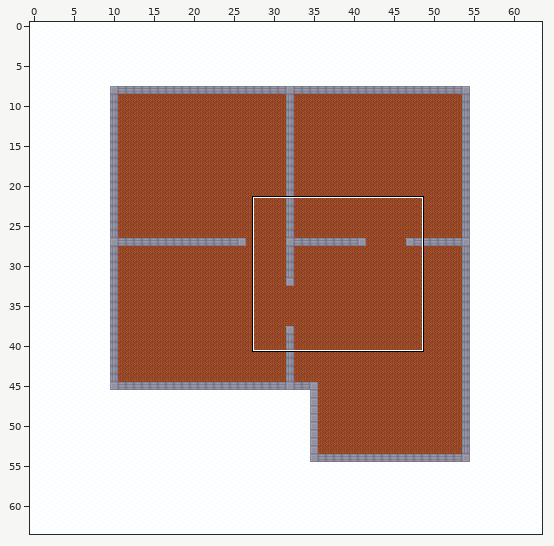
Level history. Tiled map (JSON): static/levels/level1.json. Above, an overview of the earlier version with the close-up marked.
Close-up. As it was:
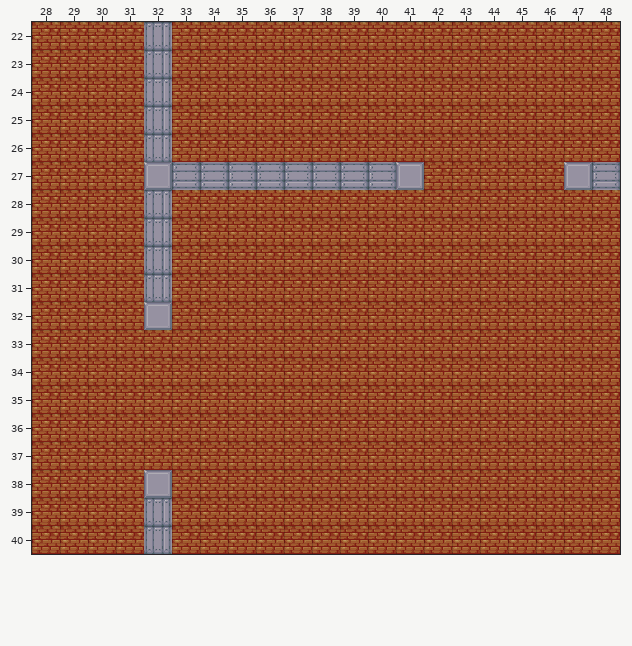
Cells are 32x32 px. Shown: x 28..48, y 22..40. The commit also changed other parts of the map, which this record leaves out.
Now the later version:
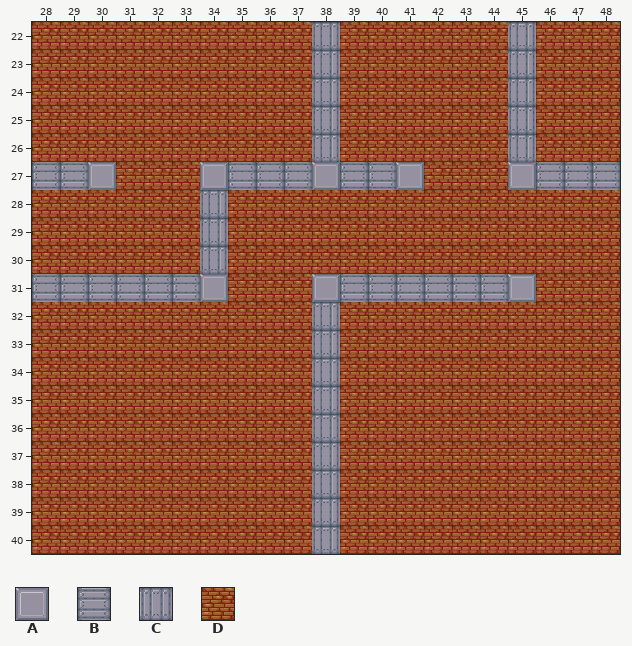
Key: from "tileSprites": A 0, B 1, C 4, D 6.
_ is an empty cell.
Diff:
Layer "Floor":
Tile D is added in rows 22 to 26 at x 32; in row 27 at x 32 to 33; in rows 28 to 30 at x 32; in row 32 at x 32; in rows 38 to 40 at x 32.
Layer "Walls":
Tile A replaces tile B in row 27 at x 34 and 38.
Tile A is added in row 27 at x 30 and 45; in row 31 at x 34, 38 and 45.
Tile B replaces tile A in row 27 at x 47.
Tile B replaces tile C in row 31 at x 32.
Tile B is added in row 27 at x 28 to 29 and 46; in row 31 at x 28 to 31, 33 and 39 to 44.
Tile C is added in rows 22 to 26 at x 38 and 45; in rows 28 to 30 at x 34; in rows 32 to 40 at x 38.
The author cleared tile A in row 27 at x 32; in row 32 at x 32; in row 38 at x 32.
The author cleared tile B in row 27 at x 33.
The author cleared tile C in rows 22 to 26 at x 32; in rows 28 to 30 at x 32; in rows 39 to 40 at x 32.
